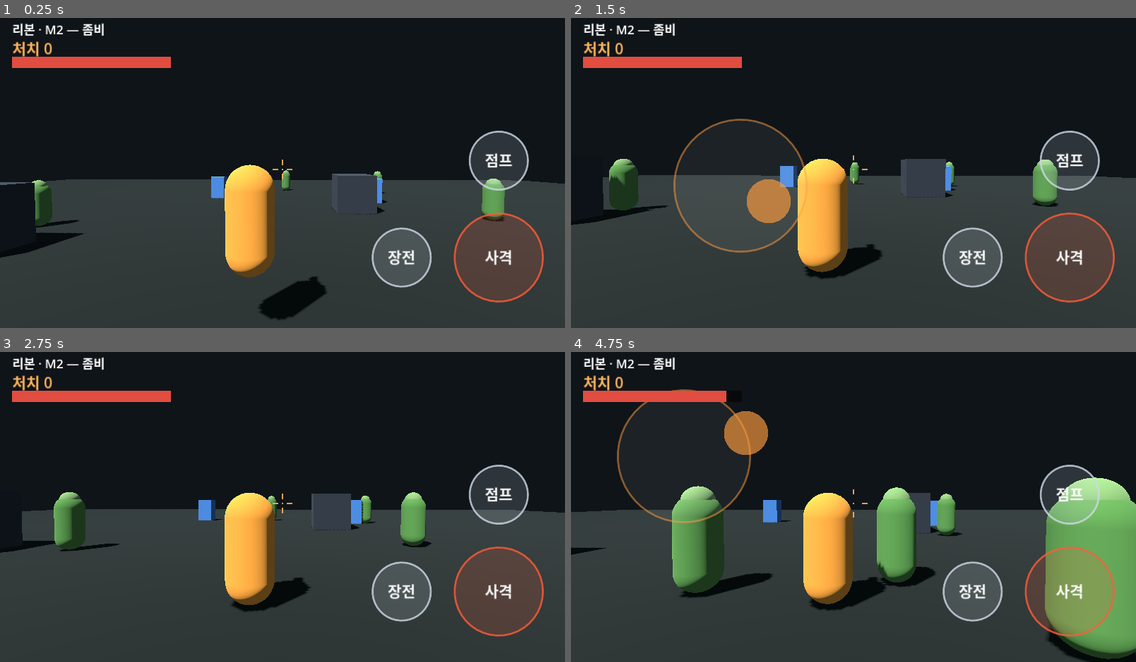
Above: before the commit, frames 1-4 (two rows, left to right).
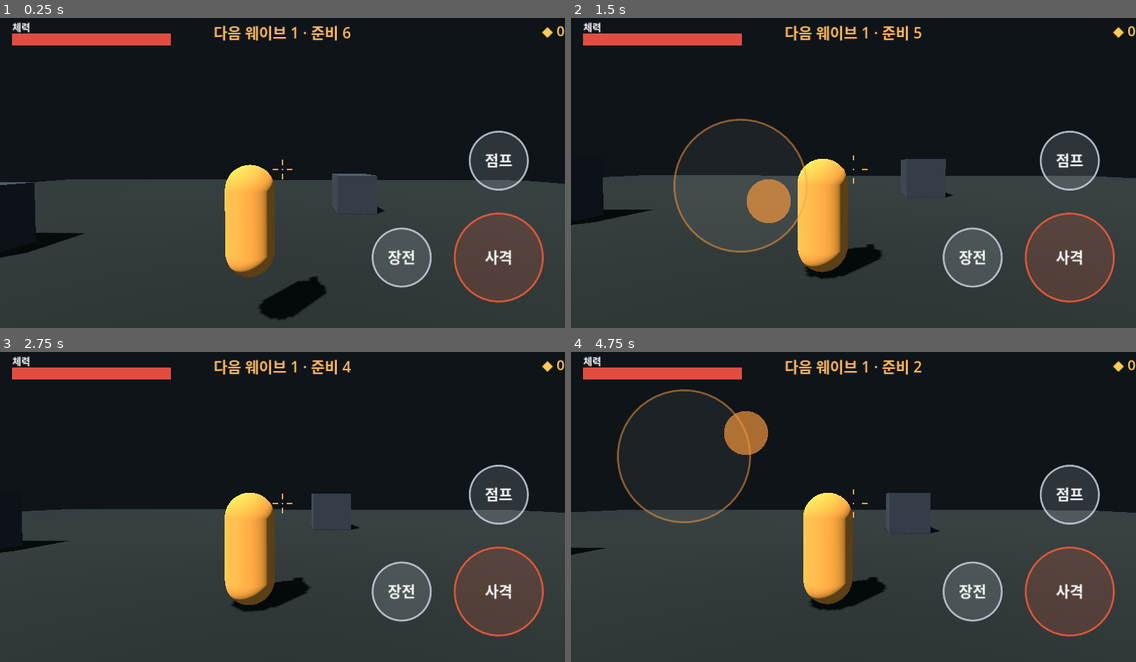
Above: after the commit, the same moments.

Repository: jjongjjongs/Reborn
Game: Godot game, scene res://Main.tscn
Two runs of this game, one before a commit and one after it. Both use one fixed random seed, a clock stepped at 60 frames per second and the inputs below.
Inputs (mouse positions are in pixels of both pictures, inside the frame that each line leads up to):
- Up to frame 1 (0.25 s): no input
- Up to frame 2 (1.5 s): move the mouse to (977, 154) at 0.52 s; click (977, 154) at 0.67 s; drag from (740, 185) to (825, 231) at 1.27 s
- Up to frame 3 (2.75 s): move the mouse to (339, 432) at 2.02 s; click (339, 432) at 2.17 s
- Up to frame 4 (4.75 s): drag from (825, 565) to (684, 457) at 2.77 s; move the mouse to (1023, 550) at 3.52 s; click (1023, 550) at 3.67 s; drag from (684, 457) to (768, 423) at 4.27 s

The runs differ from the first frame. In frame 1, 4.4% of the frame differs, in the area x 2-100%, y 1-68%; in frame 2, 4.9%; in frame 3, 5.3%; in frame 4, 17%, in the area x 2-100%, y 1-100%.

Commit message:
M3: wave manager (scheduled escalating waves + points)
WaveManager drives prep-countdown -> timed batch spawn from 6 edge points ->
wait-for-clear -> next, across 5 escalating waves (more zombies, faster, tougher
via hp/speed scaling). Kills give points (+headshot bonus), wave clears give a
bonus; HUD shows wave/remaining, a prep countdown, points, HP, ammo, and a
CLEAR state. Verified locally that prep->wave1 spawns on schedule and exports
clean.

Co-Authored-By: Claude Opus 4.8 <noreply@anthropic.com>
Claude-Session: https://claude.ai/code/session_017gCHGQkLFHx2VS6S1QuV14

Diff:
--- a/game/controls.gd
+++ b/game/controls.gd
@@ -16,6 +16,13 @@
 var kills: int = 0
 var hp: int = 100
 var hp_max: int = 100
+# wave + economy
+var points: int = 0
+var wave: int = 0
+var wave_total: int = 5
+var zombies_left: int = 0
+var prep_left: float = -1.0   # >=0 while in prep countdown
+var cleared: bool = false
 
 func request_jump() -> void:
 	_jump = true
--- a/game/main.gd
+++ b/game/main.gd
@@ -1,10 +1,11 @@
 extends Node3D
-## M2 world: NavMesh-baked arena, zombies (chase + attack), player HP, HUD.
+## M3 world: NavMesh arena + wave manager + player HP + wave/points HUD.
 
 var player: PlayerBody
 var cam: Camera3D
 var _ammo_lbl: Label
-var _kill_lbl: Label
+var _wave_lbl: Label
+var _pts_lbl: Label
 var _hp_fill: ColorRect
 const HP_W := 360.0
 
@@ -13,10 +14,10 @@
 	_build_player()
 	_build_camera()
 	_build_hud()
-	# let the NavigationServer sync the freshly-baked map before agents query it
-	await get_tree().physics_frame
-	await get_tree().physics_frame
-	_spawn_zombies()
+	var wm := WaveManager.new()
+	wm.arena = self
+	wm.player = player
+	add_child(wm)
 
 func _build_world() -> void:
 	var sun := DirectionalLight3D.new()
@@ -38,7 +39,6 @@
 	we.environment = env
 	add_child(we)
 
-	# nav region holds the walkable geometry so it bakes into the navmesh
 	var nav := NavigationRegion3D.new()
 	add_child(nav)
 	_add_box(nav, Vector3(70, 1, 70), Vector3(0, -0.5, 0), Color(0.12, 0.14, 0.13))
@@ -52,9 +52,6 @@
 	nm.agent_max_climb = 0.4
 	nav.navigation_mesh = nm
 	nav.bake_navigation_mesh(false)
-
-	for p in [Vector3(6, 0, -13), Vector3(-5, 0, -15)]:
-		var t := Target.new(); t.position = p; add_child(t)
 
 func _add_box(parent: Node, size: Vector3, pos: Vector3, c: Color) -> void:
 	var sb := StaticBody3D.new()
@@ -80,14 +77,6 @@
 	cam.position = Vector3(0, 2, 5)
 	add_child(cam)
 
-func _spawn_zombies() -> void:
-	for p in [Vector3(10, 0.1, -8), Vector3(-10, 0.1, -6), Vector3(14, 0.1, 2),
-			Vector3(-12, 0.1, 6), Vector3(0, 0.1, -20), Vector3(8, 0.1, -18)]:
-		var z := Zombie.new()
-		z.position = p
-		z.player = player
-		add_child(z)
-
 func _process(_dt: float) -> void:
 	if player:
 		var b := Basis.from_euler(Vector3(deg_to_rad(player.aim_pitch), deg_to_rad(player.aim_yaw), 0))
@@ -98,8 +87,15 @@
 		cam.look_at(pivot + fwd * 12.0, Vector3.UP)
 	if _ammo_lbl:
 		_ammo_lbl.text = ("재장전…" if Controls.reloading else "%d / %d" % [Controls.ammo, Controls.ammo_max])
-	if _kill_lbl:
-		_kill_lbl.text = "처치 %d" % Controls.kills
+	if _pts_lbl:
+		_pts_lbl.text = "◆ %d" % Controls.points
+	if _wave_lbl:
+		if Controls.cleared:
+			_wave_lbl.text = "클리어!"
+		elif Controls.prep_left >= 0.0:
+			_wave_lbl.text = "다음 웨이브 %d · 준비 %d" % [Controls.wave + 1, ceili(Controls.prep_left)]
+		else:
+			_wave_lbl.text = "웨이브 %d / %d · 남은 %d" % [Controls.wave, Controls.wave_total, Controls.zombies_left]
 	if _hp_fill:
 		_hp_fill.size.x = HP_W * float(Controls.hp) / float(Controls.hp_max)
 
@@ -117,20 +113,35 @@
 	cross.mouse_filter = Control.MOUSE_FILTER_IGNORE
 	layer.add_child(cross)
 
-	layer.add_child(_mk_label("리본 · M2 — 좀비", 28, Vector2(28, 20)))
-	_kill_lbl = _mk_label("처치 0", 34, Vector2(28, 58))
-	_kill_lbl.add_theme_color_override("font_color", Color(1.0, 0.7, 0.35))
-	layer.add_child(_kill_lbl)
+	# wave status (top center)
+	_wave_lbl = Label.new()
+	_wave_lbl.text = "준비"
+	_wave_lbl.add_theme_font_size_override("font_size", 34)
+	_wave_lbl.add_theme_color_override("font_color", Color(1.0, 0.72, 0.38))
+	_wave_lbl.horizontal_alignment = HORIZONTAL_ALIGNMENT_CENTER
+	_wave_lbl.anchor_left = 0.0; _wave_lbl.anchor_right = 1.0
+	_wave_lbl.offset_top = 22
+	_wave_lbl.mouse_filter = Control.MOUSE_FILTER_IGNORE
+	layer.add_child(_wave_lbl)
 
-	# HP bar
+	# points (top right)
+	_pts_lbl = _mk_label("◆ 0", 32, Vector2.ZERO)
+	_pts_lbl.add_theme_color_override("font_color", Color(1.0, 0.8, 0.35))
+	_pts_lbl.anchor_left = 1.0; _pts_lbl.anchor_right = 1.0
+	_pts_lbl.offset_left = -240; _pts_lbl.offset_top = 22
+	_pts_lbl.horizontal_alignment = HORIZONTAL_ALIGNMENT_RIGHT
+	layer.add_child(_pts_lbl)
+
+	# HP bar (top left)
+	layer.add_child(_mk_label("체력", 22, Vector2(28, 18)))
 	var hp_bg := ColorRect.new()
 	hp_bg.color = Color(0, 0, 0, 0.55)
-	hp_bg.position = Vector2(28, 104); hp_bg.size = Vector2(HP_W, 26)
+	hp_bg.position = Vector2(28, 52); hp_bg.size = Vector2(HP_W, 26)
 	hp_bg.mouse_filter = Control.MOUSE_FILTER_IGNORE
 	layer.add_child(hp_bg)
 	_hp_fill = ColorRect.new()
 	_hp_fill.color = Color(0.88, 0.30, 0.25)
-	_hp_fill.position = Vector2(28, 104); _hp_fill.size = Vector2(HP_W, 26)
+	_hp_fill.position = Vector2(28, 52); _hp_fill.size = Vector2(HP_W, 26)
 	_hp_fill.mouse_filter = Control.MOUSE_FILTER_IGNORE
 	layer.add_child(_hp_fill)
 
@@ -145,4 +156,5 @@
 	l.text = txt
 	l.add_theme_font_size_override("font_size", size)
 	l.position = pos
+	l.mouse_filter = Control.MOUSE_FILTER_IGNORE
 	return l
--- /dev/null
+++ b/game/wave_manager.gd
@@ -0,0 +1,88 @@
+class_name WaveManager
+extends Node
+## M3 wave flow: prep countdown -> spawn a scheduled batch -> wait for clear ->
+## prep next (escalating) -> ... -> cleared. Kills/clears feed Controls.points.
+
+const PREP := 6.0
+const CLEAR_BONUS := 50
+const WAVES := [
+	{"count": 6, "interval": 0.9, "hp_mul": 1.0, "spd_mul": 1.0},
+	{"count": 9, "interval": 0.8, "hp_mul": 1.0, "spd_mul": 1.05},
+	{"count": 13, "interval": 0.7, "hp_mul": 1.1, "spd_mul": 1.1},
+	{"count": 16, "interval": 0.6, "hp_mul": 1.2, "spd_mul": 1.15},
+	{"count": 22, "interval": 0.5, "hp_mul": 1.35, "spd_mul": 1.2},
+]
+
+var arena: Node3D
+var player: Node3D
+var spawn_points: Array[Vector3] = [
+	Vector3(17, 0.1, 0), Vector3(-17, 0.1, 0),
+	Vector3(0, 0.1, -19), Vector3(0, 0.1, 19),
+	Vector3(15, 0.1, -15), Vector3(-15, 0.1, 15),
+]
+
+var _state := "prep"
+var _wave := -1
+var _to_spawn := 0
+var _spawn_cd := 0.0
+var _alive := 0
+var _prep := PREP
+
+func _ready() -> void:
+	Controls.wave_total = WAVES.size()
+	_start_prep()
+
+func _start_prep() -> void:
+	_state = "prep"
+	_prep = PREP
+	Controls.prep_left = PREP
+
+func _start_wave() -> void:
+	_wave += 1
+	if _wave >= WAVES.size():
+		_state = "done"
+		Controls.cleared = true
+		Controls.prep_left = -1.0
+		return
+	Controls.wave = _wave + 1
+	Controls.prep_left = -1.0
+	var cur: Dictionary = WAVES[_wave]
+	_to_spawn = int(cur["count"])
+	_spawn_cd = 0.3
+	_state = "spawning"
+
+func _process(dt: float) -> void:
+	match _state:
+		"prep":
+			_prep -= dt
+			Controls.prep_left = maxf(0.0, _prep)
+			if _prep <= 0.0:
+				_start_wave()
+		"spawning":
+			_spawn_cd -= dt
+			if _spawn_cd <= 0.0 and _to_spawn > 0:
+				_spawn_one()
+				_to_spawn -= 1
+				_spawn_cd = float(WAVES[_wave]["interval"])
+				if _to_spawn == 0:
+					_state = "fighting"
+			Controls.zombies_left = _alive + _to_spawn
+		"fighting":
+			Controls.zombies_left = _alive + _to_spawn
+			if _alive <= 0:
+				Controls.points += CLEAR_BONUS
+				_start_prep()
+
+func _spawn_one() -> void:
+	var cur: Dictionary = WAVES[_wave]
+	var z := Zombie.new()
+	z.hp_scale = float(cur["hp_mul"])
+	z.spd_scale = float(cur["spd_mul"])
+	z.player = player
+	z.position = spawn_points[randi() % spawn_points.size()]
+	z.died.connect(_on_zombie_died)
+	arena.add_child(z)
+	_alive += 1
+
+func _on_zombie_died() -> void:
+	_alive -= 1
--- a/game/zombie.gd
+++ b/game/zombie.gd
@@ -9,16 +9,22 @@
 const ATTACK_DMG := 10
 const MAX_HP := 60.0
 
+signal died
+
+var hp_scale := 1.0
+var spd_scale := 1.0
 var hp := MAX_HP
 var _atk_cd := 0.0
 var _warmup := 0.6   # idle until the nav map is synced
 var _dead := false
+var _last_head := false
 var _agent: NavigationAgent3D
 var _mat: StandardMaterial3D
 var _flash := 0.0
 var player: Node3D
 
 func _ready() -> void:
+	hp = MAX_HP * hp_scale
 	var body := MeshInstance3D.new()
 	var cap := CapsuleMesh.new(); cap.radius = 0.4; cap.height = 1.8
 	body.mesh = cap
@@ -68,8 +74,8 @@
 		dir.y = 0.0
 		if dir.length() > 0.05:
 			dir = dir.normalized()
-			velocity.x = dir.x * SPEED
-			velocity.z = dir.z * SPEED
+			velocity.x = dir.x * SPEED * spd_scale
+			velocity.z = dir.z * SPEED * spd_scale
 			look_at(global_position + Vector3(dir.x, 0, dir.z), Vector3.UP)
 	else:
 		velocity.x = 0.0; velocity.z = 0.0
@@ -77,9 +83,10 @@
 		velocity.y -= GRAVITY * delta
 	move_and_slide()
 
-func hit(dmg: int, _is_head: bool) -> void:
+func hit(dmg: int, is_head: bool) -> void:
 	if _dead:
 		return
+	_last_head = is_head
 	hp -= dmg
 	_flash = 1.0
 	if hp <= 0.0:
@@ -88,6 +95,10 @@
 func _die() -> void:
 	_dead = true
 	Controls.kills += 1
+	Controls.points += 10
+	if _last_head:
+		Controls.points += 5
+	died.emit()
 	# fall over + fade out
 	var t := create_tween()
 	t.tween_property(self, "rotation_degrees:x", -90.0, 0.25)
Not shown, changed: game/export_presets.cfg
